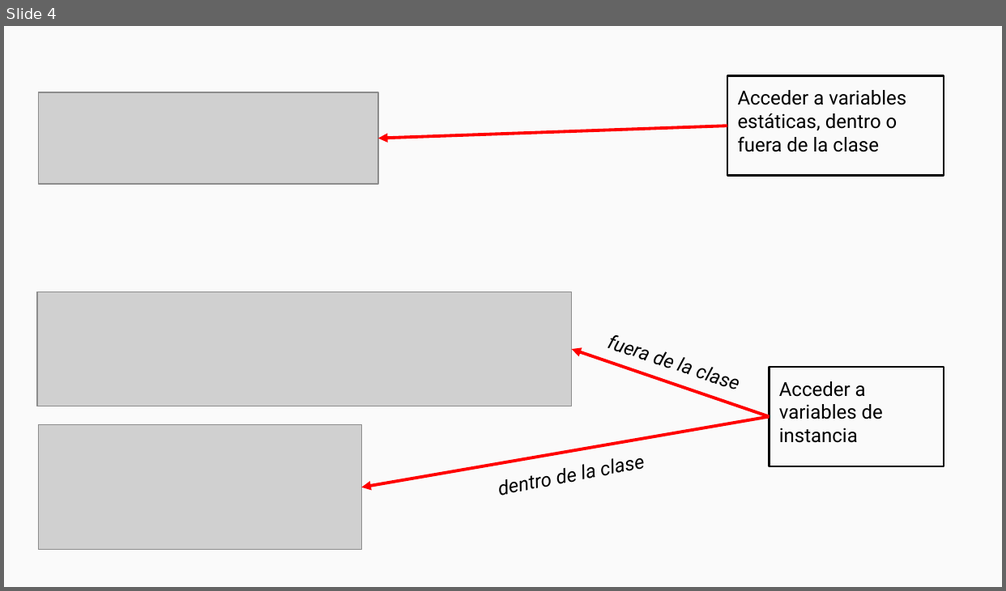
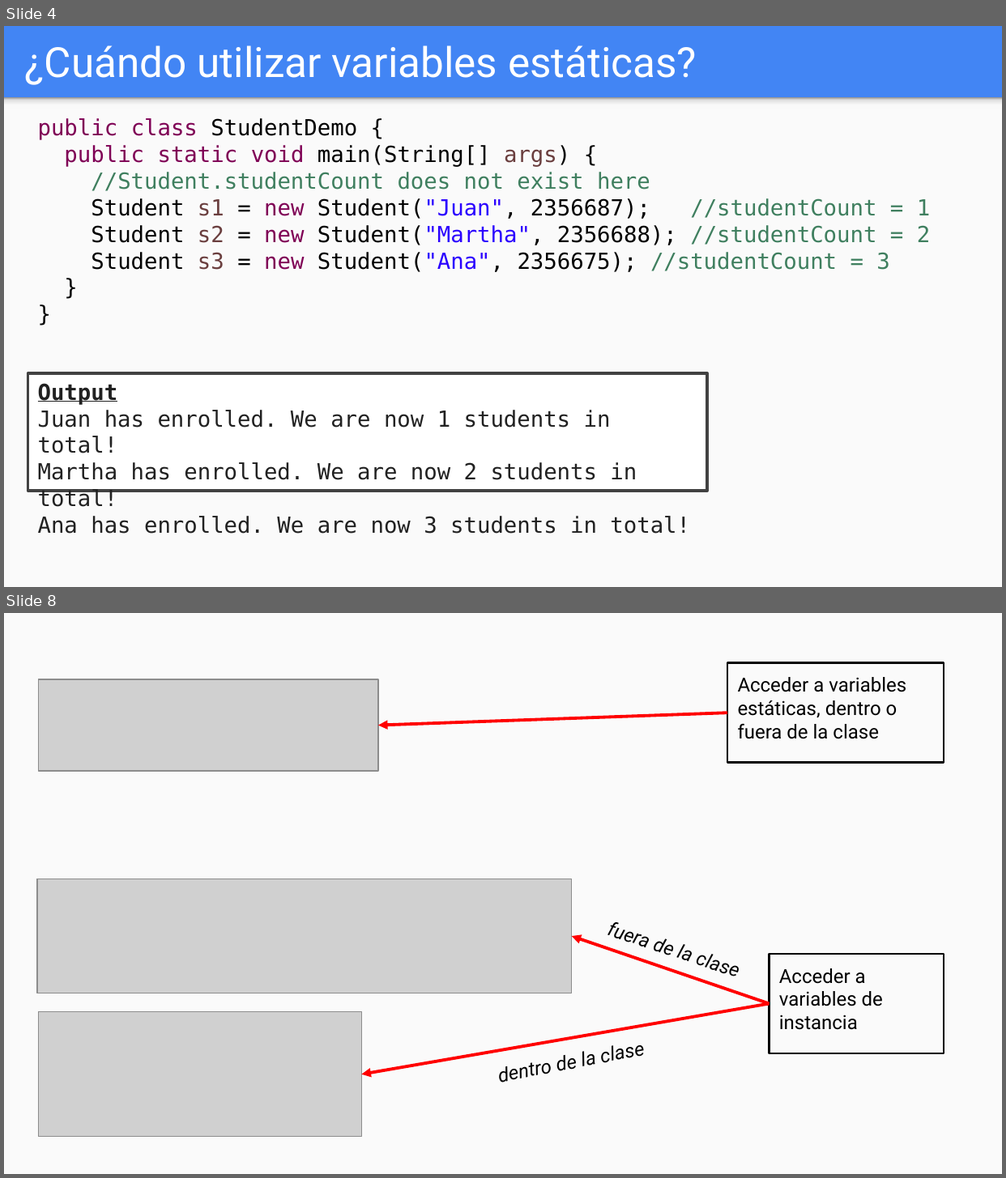
Before and after one commit to OMardil/INFO2, a slide deck: MOD06_Variables_y_metodos_estaticos/01 Presentacion/INFO2_MOD06-Variables_y_metodos_estaticos.pptx. Shown one above the other, each under a label of ours: slide 4 before the commit, slides 4 and 8 after it; the slides between them are not shown. The pictures are 1006x591 and 1006x1178 pixels, drawn with LibreOffice and Linux fonts; fonts in the diff are those of the drawing; grey boxes stand for pictures. Boxes give left, top, right and bottom in pixels: in the first picture for what was removed or moved away, otherwise in the second. Text is boxed around its words. In the diff, an @@ line names an element or a change of style, - is before the commit and + after.

```diff
--- a/MOD06_Variables_y_metodos_estaticos/01 Presentacion/INFO2_MOD06-Variables_y_metodos_estaticos.pptx
+++ b/MOD06_Variables_y_metodos_estaticos/01 Presentacion/INFO2_MOD06-Variables_y_metodos_estaticos.pptx
@@ slide 4 added at [4,26,1002,587], background #4285F4 @@
@@ title added at [25,45,697,85], 30 pt, text #FFFFFF @@
+¿Cuándo utilizar variables estáticas?
@@ rectangle added at [4,98,1002,587], fill #FAFAFA @@
@@ rectangle added at [4,98,1002,109], fill gradient #F9F9F9 to #DEDEDE to #999999 @@
@@ text added at [38,118,930,272], 16 pt, text #000000 @@
+public class StudentDemo {
+public static void main(String[] args) {
+//Student.studentCount does not exist here
+Student s1 = new Student("Juan", 2356687); //studentCount = 1
+Student s2 = new Student("Martha", 2356688); //studentCount = 2
+Student s3 = new Student("Ana", 2356675); //studentCount = 3
+}
+}
@@ rectangle added at [28,373,708,491], fill #FFFFFF, outline #424242 2 pt, 16 pt, text #212121 @@
+Output
+Juan has enrolled. We are now 1 students in total!
+Martha has enrolled. We are now 2 students in total!
+Ana has enrolled. We are now 3 students in total!
@@ what was slide 4 is now slide 8 @@
```
Also in this commit, not shown: 9 slides changed, 4 other slides added, 1 slide removed, 9 other files.
